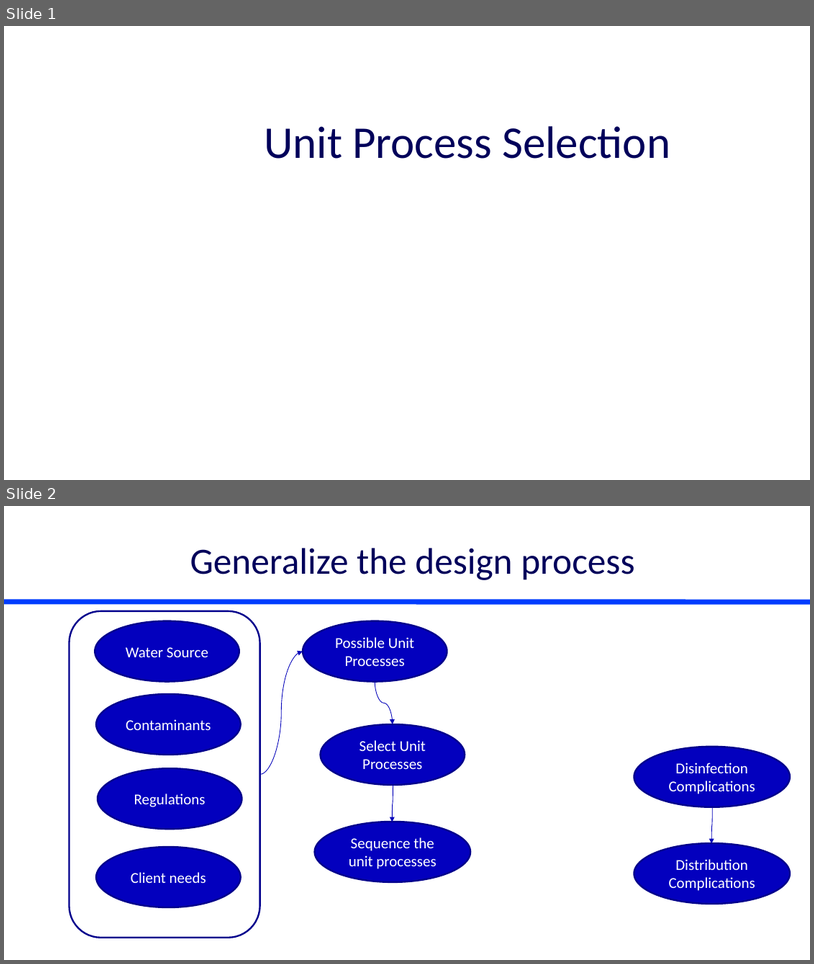
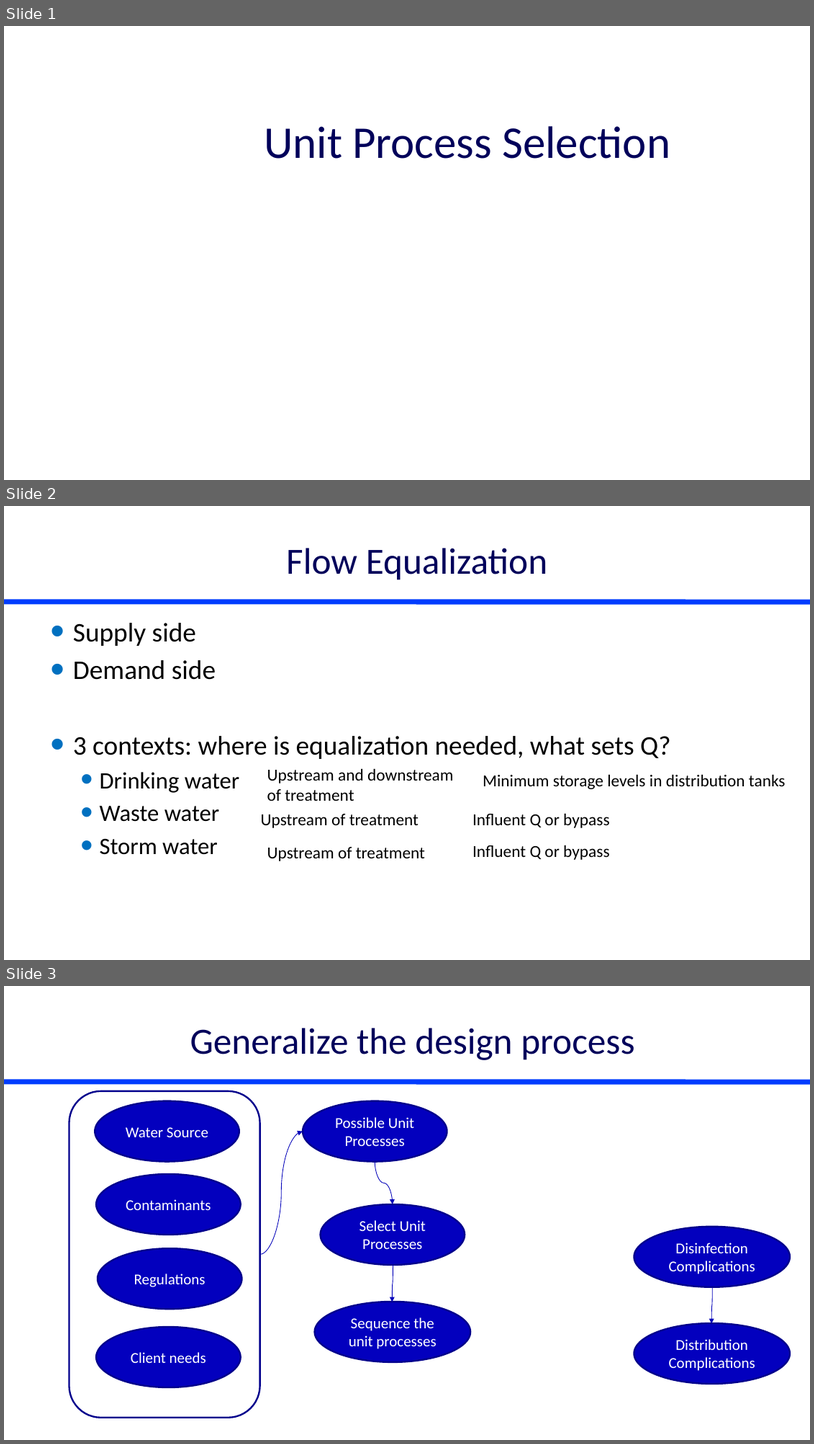
Before and after one commit to monroews/CEE4590, a slide deck: Lectures/Unit Process Selection.pptx. Shown one above the other, each under a label of ours: slides 1 and 2 before the commit, slides 1, 2 and 3 after it. The pictures are 814x964 and 814x1444 pixels, drawn with LibreOffice and Linux fonts; fonts in the diff are those of the drawing. Boxes give left, top, right and bottom in pixels: in the first picture for what was removed or moved away, otherwise in the second. Text is boxed around its words. In the diff, an @@ line names an element or a change of style, - is before the commit and + after.

```diff
--- a/Lectures/Unit Process Selection.pptx
+++ b/Lectures/Unit Process Selection.pptx
@@ slide 2 added at (4,506,810,960), background #FFFFFF; not listed: 1 template element that a slide beside it also shows @@
@@ title added at (286,548,548,580), 44 pt, text #00005A @@
+Flow Equalization
@@ text added at (73,623,671,854), 32 pt, text #000000 @@
+• Supply side
+• Demand side
+• 3 contexts: where is equalization needed, what sets Q?
+  • Drinking water
+  • Waste water
+  • Storm water
@@ text added at (268,768,453,800), 20 pt, text #000000 @@
+Upstream and downstream of treatment
@@ text added at (483,774,786,789), 20 pt, text #000000 @@
+Minimum storage levels in distribution tanks
@@ text added at (261,813,419,828), 20 pt, text #000000 @@
+Upstream of treatment
@@ text added at (473,813,610,828), 20 pt, text #000000 @@
+Influent Q or bypass
@@ text added at (268,847,425,861), 20 pt, text #000000 @@
+Upstream of treatment
@@ text added at (473,844,610,860), 20 pt, text #000000 @@
+Influent Q or bypass
@@ what was slide 2 is now slide 3 @@
```
Also in this commit, not shown: 3 slides changed, 5 slides removed, 3 other files.
